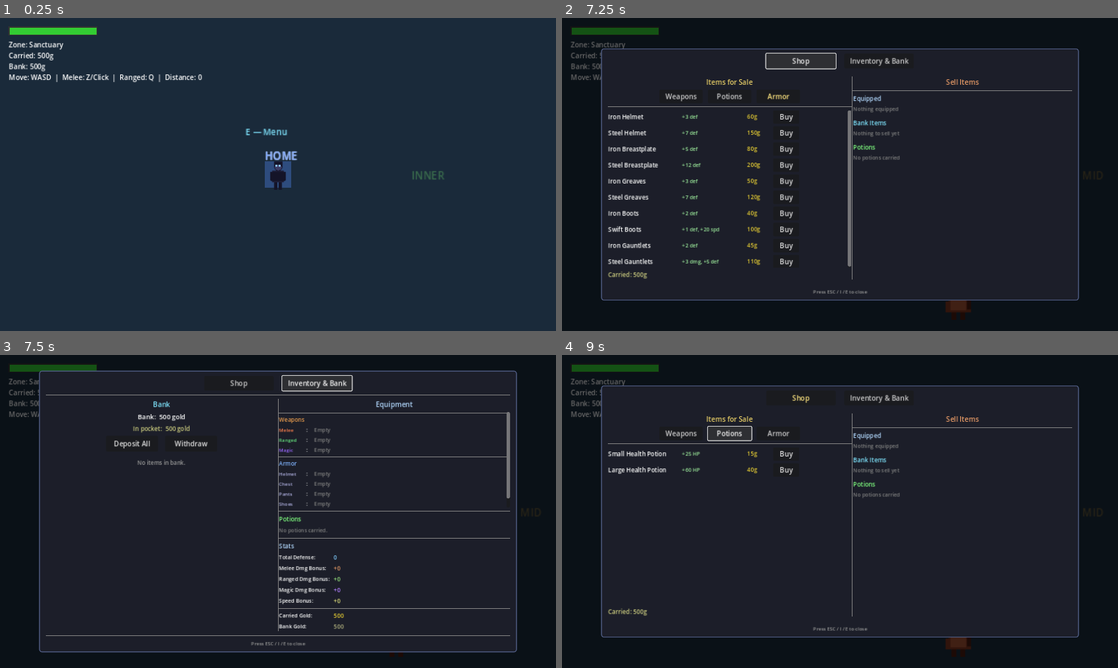
Above: before the commit, frames 1-4 (two rows, left to right).
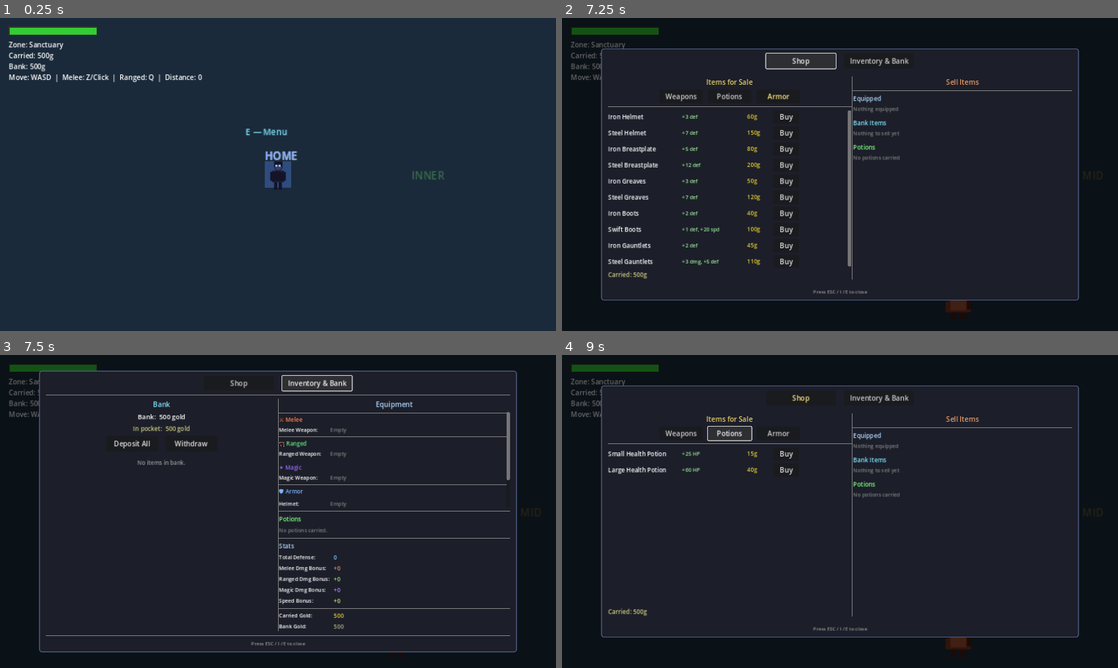
Above: after the commit, the same moments.

Repository: cbradshaw11/game-concept
Game: Godot game, scene res://scenes/world/world_scene.tscn
The game is run twice, just before and just after one commit, with the same random seed, the same clock (stepped at 60 frames per second) and the same inputs.
Inputs:
- Up to frame 1 (0.25 s): no input
- Up to frame 2 (7.25 s): tap Enter at 0.5 s; hold Right (ui_right) 0.53-1.28 s; tap Space (attack) at 0.6 s; hold Down (ui_down) 1.28-2.03 s; tap R (attack_magic) at 1.35 s; hold Right (ui_right) 2.03-2.78 s; tap Z (attack_melee) at 2.1 s; hold Up (ui_up) 2.78-3.53 s; tap Q (attack_ranged) at 2.85 s; hold Left (ui_left) 3.53-5 s; tap X (guard) at 3.6 s; tap E (interact) at 4.35 s; click "Weapons" at 5 s; click "Armor" at 5.75 s; click "Shop" at 6.5 s
- Up to frame 3 (7.5 s): click "Inventory & Bank" at 7.25 s
- Up to frame 4 (9 s): click "Shop" at 8 s; click "Potions" at 8.75 s

Frames 1-2 are identical in both runs. In frame 3, 1.2% of the frame differs, in the area x 50-92%, y 19-49%; in frame 4, nothing differs.

Commit message:
feat: split weapon slots into Melee/Ranged/Magic sub-sections in equipment pane

Diff:
--- a/game/scenes/hub/unified_menu.gd
+++ b/game/scenes/hub/unified_menu.gd
@@ -1025,26 +1025,20 @@
 		"gauntlets": "Gauntlets",
 	}
 
-	_add_section_header("Weapons", Color(0.9, 0.6, 0.3))
-	var weapon_tags := {
-		"weapon_melee": {"text": "Melee", "color": Color(1.0, 0.5, 0.3)},
-		"weapon_ranged": {"text": "Ranged", "color": Color(0.4, 0.9, 0.5)},
-		"weapon_magic": {"text": "Magic", "color": Color(0.6, 0.4, 1.0)},
-	}
-	for slot in ["weapon_melee", "weapon_ranged", "weapon_magic"]:
-		_add_slot_row(slot, slot_labels[slot], equipped.get(slot, {}), inv, weapon_tags[slot])
-
-	var armor_tag := {"text": "", "color": Color(0.7, 0.7, 0.9)}
-	_add_section_header("Armor", Color(0.5, 0.7, 1.0))
-	var armor_tags := {
-		"helmet": {"text": "Helmet", "color": Color(0.7, 0.7, 0.9)},
-		"breastplate": {"text": "Chest", "color": Color(0.7, 0.7, 0.9)},
-		"pants": {"text": "Pants", "color": Color(0.7, 0.7, 0.9)},
-		"shoes": {"text": "Shoes", "color": Color(0.7, 0.7, 0.9)},
-		"gauntlets": {"text": "Gauntlets", "color": Color(0.7, 0.7, 0.9)},
-	}
+	# Weapons — split by type
+	_add_section_header("⚔ Melee", Color(1.0, 0.5, 0.3))
+	_add_slot_row("weapon_melee", slot_labels["weapon_melee"], equipped.get("weapon_melee", {}), inv)
+
+	_add_section_header("🏹 Ranged", Color(0.4, 0.9, 0.5))
+	_add_slot_row("weapon_ranged", slot_labels["weapon_ranged"], equipped.get("weapon_ranged", {}), inv)
+
+	_add_section_header("✦ Magic", Color(0.6, 0.4, 1.0))
+	_add_slot_row("weapon_magic", slot_labels["weapon_magic"], equipped.get("weapon_magic", {}), inv)
+
+	# Armor
+	_add_section_header("🛡 Armor", Color(0.5, 0.7, 1.0))
 	for slot in ["helmet", "breastplate", "pants", "shoes", "gauntlets"]:
-		_add_slot_row(slot, slot_labels[slot], equipped.get(slot, {}), inv, armor_tags[slot])
+		_add_slot_row(slot, slot_labels[slot], equipped.get(slot, {}), inv)
 
 func _add_section_header(text: String, color: Color = Color(0.9, 0.8, 0.5)) -> void:
 	var sep := HSeparator.new()
